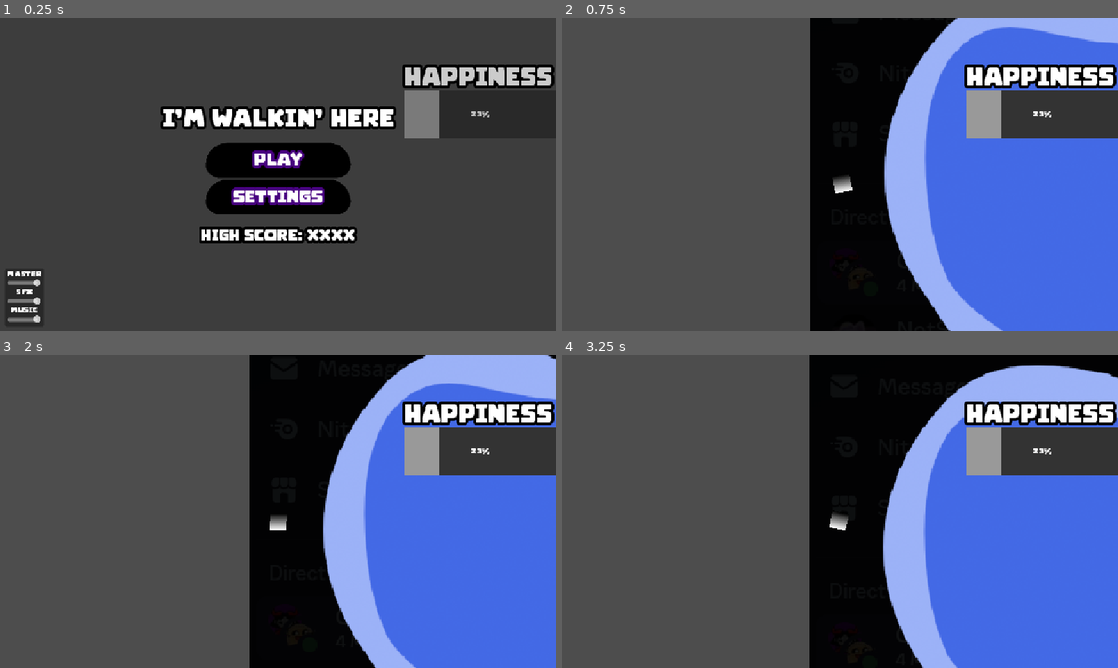
Above: before the commit, frames 1-4 (two rows, left to right).
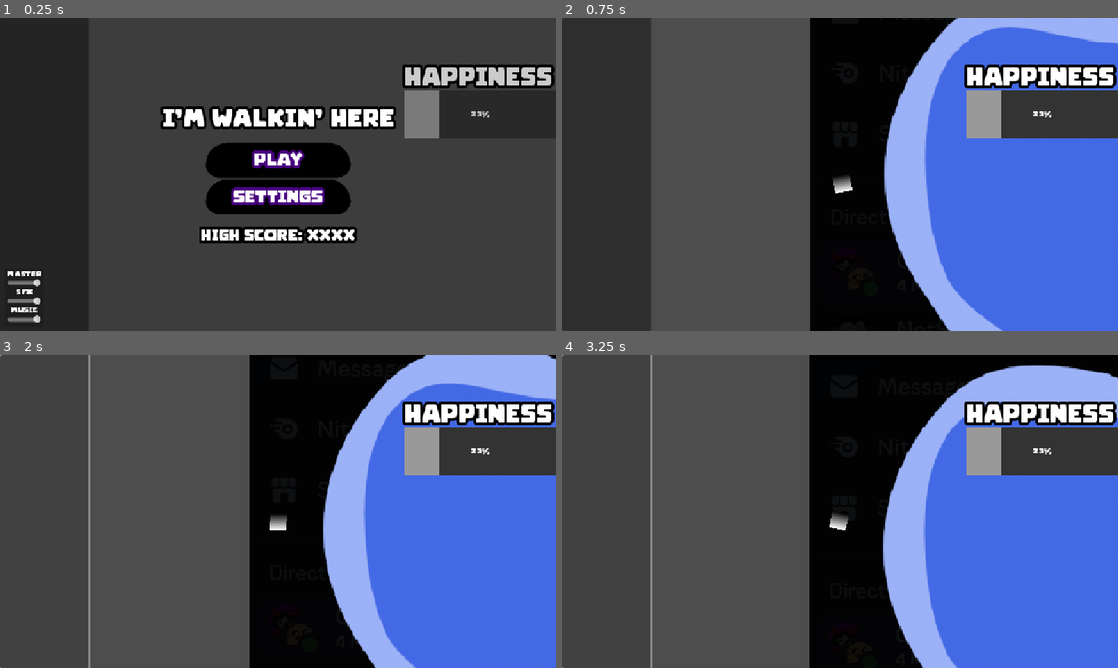
Above: after the commit, the same moments.

Repository: HyperGameDev/im-walking-here
Game: Godot game, scene res://scenes/main_scene.tscn
The game is run twice, just before and just after one commit, with the same random seed, the same clock (stepped at 60 frames per second) and the same inputs. Before the commit the project starts from res://node_2d.tscn.
Inputs (mouse positions are in pixels of both pictures, inside the frame that each line leads up to):
- Up to frame 1 (0.25 s): no input
- Up to frame 2 (0.75 s): click "PLAY" at 0.5 s
- Up to frame 3 (2 s): click (44, 511) at 1.27 s
- Up to frame 4 (3.25 s): click (606, 511) at 2.02 s; click (606, 511) at 2.77 s

The runs differ from the first frame. In frame 1, 15% of the frame differs, in the area x 0-16%, y 0-100%; in frame 2, 16%; in frame 3, 0.4%; in frame 4, 0.4%.

Commit message:
Main scene refactor

Diff:
--- a/node_2d.tscn
+++ /dev/null
@@ -1,70 +0,0 @@
-[gd_scene load_steps=8 format=3 uid="uid://cjhaandonxj4g"]
-
-[ext_resource type="PackedScene" uid="uid://cbmdcsvb41xin" path="res://scenes/player.tscn" id="1_wtcfe"]
-[ext_resource type="PackedScene" uid="uid://bx0jwniwoa425" path="res://scenes/main_menu.tscn" id="2_0e48y"]
-[ext_resource type="Script" uid="uid://cbyksxwupl0i2" path="res://scripts/path.gd" id="2_epypp"]
-[ext_resource type="Texture2D" uid="uid://w7xvpldhdu80" path="res://assets/temp_lake_placeholder.png" id="4_0hol4"]
-[ext_resource type="PackedScene" uid="uid://tffjypp2p2p" path="res://scenes/world_entities/tree_2.tscn" id="5_q6r6c"]
-[ext_resource type="Theme" uid="uid://dfirkxaumd5y0" path="res://ui/ui_theme_1.tres" id="6_kdubu"]
-
-[sub_resource type="Curve2D" id="Curve2D_0e48y"]
-_data = {
-"points": PackedVector2Array(27.3131, 125.508, -27.3131, -125.508, -360, -252, -41.8342, 121.069, 41.8342, -121.069, -280, -644, -188.412, 86.404, 188.412, -86.404, -8, -1012, -248.221, -11.4125, 248.221, 11.4125, 1768, -1132, -319.549, -128.39, 319.549, 128.39, 3088, -916, -11.4125, -402.29, 11.4125, 402.29, 3528, -4, 276.752, -219.69, -276.752, 219.69, 2904, 852, 559.211, -19.9718, -559.211, 19.9718, 1904, 1212, 326.934, 198.093, -326.934, -198.093, 328, 916, 40.6919, 80.5031, -40.6919, -80.5031, -296, -60, 1.50263, 0.751315, -1.50263, -0.751315, -360, -252)
-}
-point_count = 11
-
-[node name="Main_Scene" type="Node2D"]
-
-[node name="MainMenu" parent="." instance=ExtResource("2_0e48y")]
-layer = 100
-visible = false
-
-[node name="Gameplay" type="Node2D" parent="."]
-
-[node name="LyzTemp2" type="Node2D" parent="Gameplay"]
-
-[node name="TempLakePlaceholder" type="Sprite2D" parent="Gameplay/LyzTemp2"]
-position = Vector2(1856, 184)
-scale = Vector2(4.31034, 4.31034)
-texture = ExtResource("4_0hol4")
-
-[node name="Path2D" type="Path2D" parent="Gameplay"]
-unique_name_in_owner = true
-position = Vector2(320, 180)
-curve = SubResource("Curve2D_0e48y")
-script = ExtResource("2_epypp")
-
-[node name="Player" parent="Gameplay/Path2D" instance=ExtResource("1_wtcfe")]
-position = Vector2(-360, -252)
-rotation = -1.78508
-
-[node name="Tree2" parent="Gameplay" instance=ExtResource("5_q6r6c")]
-position = Vector2(116, 652)
-
-[node name="UI" type="CanvasLayer" parent="Gameplay"]
-
-[node name="MarginContainer" type="MarginContainer" parent="Gameplay/UI"]
-anchors_preset = 11
-anchor_left = 1.0
-anchor_right = 1.0
-anchor_bottom = 1.0
-offset_left = -314.0
-grow_horizontal = 0
-grow_vertical = 2
-theme_override_constants/margin_top = 100
-
-[node name="VBoxContainer" type="VBoxContainer" parent="Gameplay/UI/MarginContainer"]
-layout_mode = 2
-
-[node name="Label" type="Label" parent="Gameplay/UI/MarginContainer/VBoxContainer"]
-layout_mode = 2
-theme = ExtResource("6_kdubu")
-text = "Happiness"
-
-[node name="ProgressBar" type="ProgressBar" parent="Gameplay/UI/MarginContainer/VBoxContainer"]
-custom_minimum_size = Vector2(0, 100)
-layout_mode = 2
-theme = ExtResource("6_kdubu")
-value = 23.32
-
-[editable path="Gameplay/Path2D/Player"]
--- a/project.godot
+++ b/project.godot
@@ -66,6 +66,13 @@
 "events": [Object(InputEventKey,"resource_local_to_scene":false,"resource_name":"","device":0,"window_id":0,"alt_presse …(189 unchanged characters)…
 ]
 }
+pause={
+"deadzone": 0.2,
+"events": [Object(InputEventKey,"resource_local_to_scene":false,"resource_name":"","device":-1,"window_id":0,"alt_pressed":false,"shift_pressed":false,"ctrl_pressed":false,"meta_pressed":false,"pressed":false,"keycode":0,"physical_keycode":4194306,"key_label":0,"unicode":0,"location":0,"echo":false,"script":null)
+, Object(InputEventKey,"resource_local_to_scene":false,"resource_name":"","device":-1,"window_id":0,"alt_pressed":false,"shift_pressed":false,"ctrl_pressed":false,"meta_pressed":false,"pressed":false,"keycode":0,"physical_keycode":96,"key_label":0,"unicode":96,"location":0,"echo":false,"script":null)
+, Object(InputEventKey,"resource_local_to_scene":false,"resource_name":"","device":-1,"window_id":0,"alt_pressed":false,"shift_pressed":false,"ctrl_pressed":false,"meta_pressed":false,"pressed":false,"keycode":0,"physical_keycode":4194305,"key_label":0,"unicode":0,"location":0,"echo":false,"script":null)
+]
+}
 
 [rendering]
 
--- a/scenes/main_scene.tscn
+++ b/scenes/main_scene.tscn
@@ -1,6 +1,79 @@
-[gd_scene load_steps=2 format=3 uid="uid://dh42t8qo7gom2"]
+[gd_scene load_steps=8 format=3 uid="uid://cjhaandonxj4g"]
 
-[ext_resource type="Script" uid="uid://15pd67gb8c1a" path="res://scripts/main_scene.gd" id="1_w2twt"]
+[ext_resource type="PackedScene" uid="uid://bx0jwniwoa425" path="res://scenes/main_menu.tscn" id="1_rt2n2"]
+[ext_resource type="Texture2D" uid="uid://w7xvpldhdu80" path="res://assets/temp_lake_placeholder.png" id="2_c16ls"]
+[ext_resource type="Script" uid="uid://cbyksxwupl0i2" path="res://scripts/path.gd" id="3_18nlu"]
+[ext_resource type="PackedScene" uid="uid://cbmdcsvb41xin" path="res://scenes/player.tscn" id="4_c1pb6"]
+[ext_resource type="PackedScene" uid="uid://tffjypp2p2p" path="res://scenes/world_entities/tree_2.tscn" id="5_6wevv"]
+[ext_resource type="Theme" uid="uid://dfirkxaumd5y0" path="res://ui/ui_theme_1.tres" id="6_e1cbu"]
+
+[sub_resource type="Curve2D" id="Curve2D_0e48y"]
+_data = {
+"points": PackedVector2Array(27.3131, 125.508, -27.3131, -125.508, -360, -252, -41.8342, 121.069, 41.8342, -121.069, -280, -644, -188.412, 86.404, 188.412, -86.404, -8, -1012, -248.221, -11.4125, 248.221, 11.4125, 1768, -1132, -319.549, -128.39, 319.549, 128.39, 3088, -916, -11.4125, -402.29, 11.4125, 402.29, 3528, -4, 276.752, -219.69, -276.752, 219.69, 2904, 852, 559.211, -19.9718, -559.211, 19.9718, 1904, 1212, 326.934, 198.093, -326.934, -198.093, 328, 916, 40.6919, 80.5031, -40.6919, -80.5031, -296, -60, 1.50263, 0.751315, -1.50263, -0.751315, -360, -252)
+}
+point_count = 11
 
 [node name="Main_Scene" type="Node2D"]
-script = ExtResource("1_w2twt")
+
+[node name="MainMenu" parent="." instance=ExtResource("1_rt2n2")]
+layer = 100
+visible = false
+
+[node name="Gameplay" type="Node2D" parent="."]
+
+[node name="LyzTemp2" type="Node2D" parent="Gameplay"]
+
+[node name="TempLakePlaceholder" type="Sprite2D" parent="Gameplay/LyzTemp2"]
+position = Vector2(1856, 184)
+scale = Vector2(4.31034, 4.31034)
+texture = ExtResource("2_c16ls")
+
+[node name="Path2D" type="Path2D" parent="Gameplay"]
+unique_name_in_owner = true
+position = Vector2(320, 180)
+curve = SubResource("Curve2D_0e48y")
+script = ExtResource("3_18nlu")
+
+[node name="Player" parent="Gameplay/Path2D" instance=ExtResource("4_c1pb6")]
+position = Vector2(-360, -252)
+rotation = -1.78508
+
+[node name="Tree2" parent="Gameplay" instance=ExtResource("5_6wevv")]
+position = Vector2(116, 652)
+
+[node name="UI" type="CanvasLayer" parent="Gameplay"]
+
+[node name="Container_Left" type="MarginContainer" parent="Gameplay/UI"]
+anchors_preset = 9
+anchor_bottom = 1.0
+offset_right = 184.0
+grow_vertical = 2
+
+[node name="Button" type="Button" parent="Gameplay/UI/Container_Left"]
+layout_mode = 2
+
+[node name="Container_Right" type="MarginContainer" parent="Gameplay/UI"]
+anchors_preset = 11
+anchor_left = 1.0
+anchor_right = 1.0
+anchor_bottom = 1.0
+offset_left = -314.0
+grow_horizontal = 0
+grow_vertical = 2
+theme_override_constants/margin_top = 100
+
+[node name="VBoxContainer" type="VBoxContainer" parent="Gameplay/UI/Container_Right"]
+layout_mode = 2
+
+[node name="Label" type="Label" parent="Gameplay/UI/Container_Right/VBoxContainer"]
+layout_mode = 2
+theme = ExtResource("6_e1cbu")
+text = "Happiness"
+
+[node name="ProgressBar" type="ProgressBar" parent="Gameplay/UI/Container_Right/VBoxContainer"]
+custom_minimum_size = Vector2(0, 100)
+layout_mode = 2
+theme = ExtResource("6_e1cbu")
+value = 23.32
+
+[editable path="Gameplay/Path2D/Player"]
Not shown: 1 places in default_bus_layout.tres that only renumber resources
Not shown: 1 places in scenes/game_manager.tscn that only renumber resources
